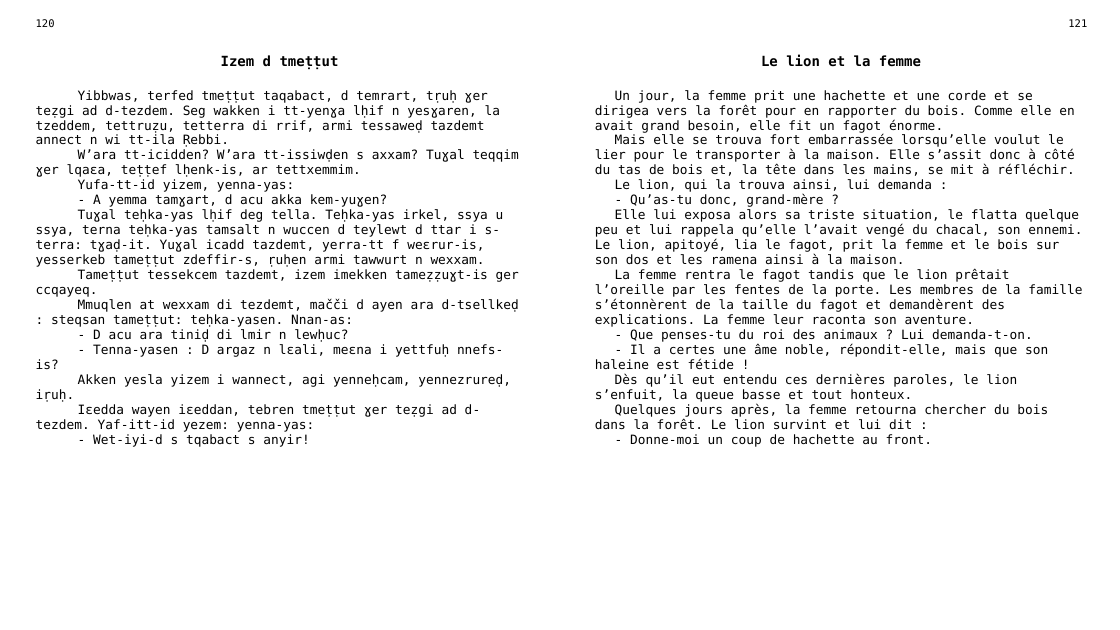
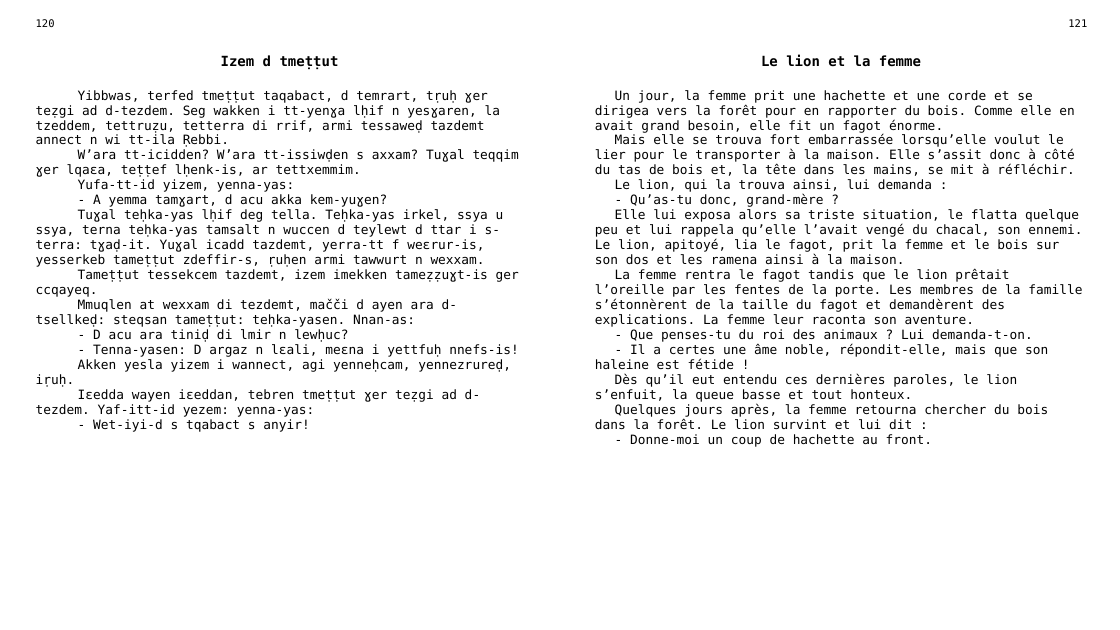
Before and after one commit to sferhah/tamacahut_n_wuccen, a slide deck: slide 45 of Uccen.ConsoleApp/uccen.pptx. Drawn at 1120x630 pixels with LibreOffice and Linux fonts; fonts in the diff are those of the drawing. Boxes give left, top, right and bottom in pixels: in the first picture for what was removed or moved away, otherwise in the second. Text is boxed around its words. In the diff, an @@ line names an element or a change of style, - is before the commit and + after.

```diff
--- a/Uccen.ConsoleApp/uccen.pptx
+++ b/Uccen.ConsoleApp/uccen.pptx
@@ table at [27, 13, 1096, 607] @@
-row 3, column 1: Yibbwas, terfed tmeṭṭut taqabact, d temrart, tṛuḥ ɣer teẓgi ad d-tezdem. Seg wakken i tt-yenɣa lḥif n yesɣaren, la tzeddem, tettruẓu, tetterra di rrif, armi tessaweḍ tazdemt annect n wi tt-ila Ṛebbi. / W’ara tt-icidden? W’ara tt-issiwḍen s axxam? Tuɣal teqqim ɣer lqaɛa, teṭṭef lḥenk-is, ar tettxemmim. / Yufa-tt-id yizem, yenna-yas: / - A yemma tamɣart, d acu akka kem-yuɣen? / Tuɣal teḥka-yas lḥif deg tella. Teḥka-yas irkel, ssya u ssya, terna teḥka-yas tamsalt n wuccen d teylewt d ttar i s-terra: tɣaḍ-it. Yuɣal icadd tazdemt, yerra-tt f weɛrur-is, yesserkeb tameṭṭut zdeffir-s, ṛuḥen armi tawwurt n wexxam. / Tameṭṭut tessekcem tazdemt, izem imekken tameẓẓuɣt-is ger ccqayeq. / Mmuqlen at wexxam di tezdemt, mačči d ayen ara d-tsellkeḍ : steqsan tameṭṭut: teḥka-yasen. Nnan-as: / - D acu ara tiniḍ di lmir n lewḥuc? / - Tenna-yasen : D argaz n lɛali, meɛna i yettfuḥ nnefs-is? / Akken yesla yizem i wannect, agi yenneḥcam, yennezrureḍ, iṛuḥ. / Iɛedda wayen iɛeddan, tebren tmeṭṭut ɣer teẓgi ad d-tezdem. Yaf-itt-id yezem: yenna-yas: / - Wet-iyi-d s tqabact s anyir!
+row 3, column 1: Yibbwas, terfed tmeṭṭut taqabact, d temrart, tṛuḥ ɣer teẓgi ad d-tezdem. Seg wakken i tt-yenɣa lḥif n yesɣaren, la tzeddem, tettruẓu, tetterra di rrif, armi tessaweḍ tazdemt annect n wi tt-ila Ṛebbi. / W’ara tt-icidden? W’ara tt-issiwḍen s axxam? Tuɣal teqqim ɣer lqaɛa, teṭṭef lḥenk-is, ar tettxemmim. / Yufa-tt-id yizem, yenna-yas: / - A yemma tamɣart, d acu akka kem-yuɣen? / Tuɣal teḥka-yas lḥif deg tella. Teḥka-yas irkel, ssya u ssya, terna teḥka-yas tamsalt n wuccen d teylewt d ttar i s-terra: tɣaḍ-it. Yuɣal icadd tazdemt, yerra-tt f weɛrur-is, yesserkeb tameṭṭut zdeffir-s, ṛuḥen armi tawwurt n wexxam. / Tameṭṭut tessekcem tazdemt, izem imekken tameẓẓuɣt-is ger ccqayeq. / Mmuqlen at wexxam di tezdemt, mačči d ayen ara d-tsellkeḍ: steqsan tameṭṭut: teḥka-yasen. Nnan-as: / - D acu ara tiniḍ di lmir n lewḥuc? / - Tenna-yasen: D argaz n lɛali, meɛna i yettfuḥ nnefs-is! / Akken yesla yizem i wannect, agi yenneḥcam, yennezrureḍ, iṛuḥ. / Iɛedda wayen iɛeddan, tebren tmeṭṭut ɣer teẓgi ad d-tezdem. Yaf-itt-id yezem: yenna-yas: / - Wet-iyi-d s tqabact s anyir!
```
Also in this commit, not shown: 27 other slides changed, 1 other file.
